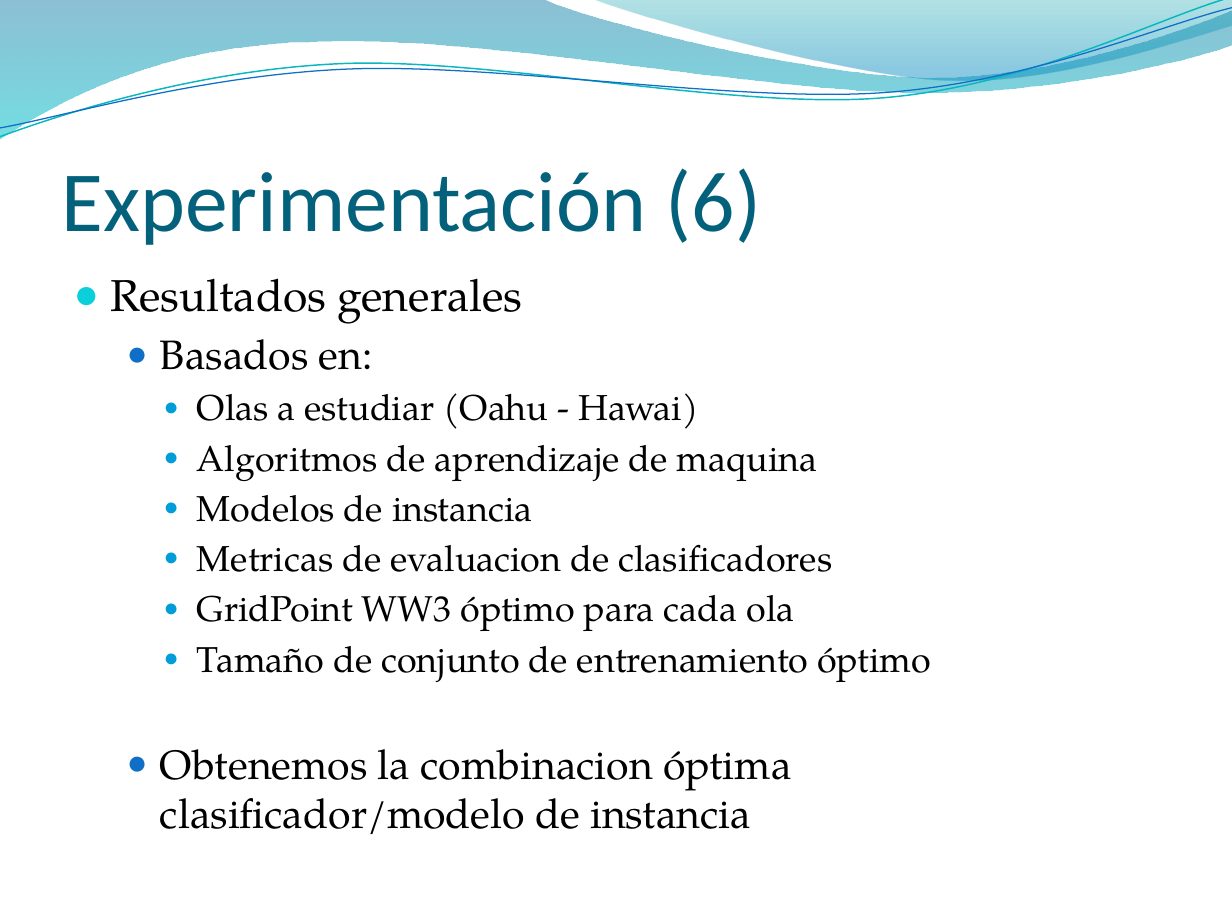
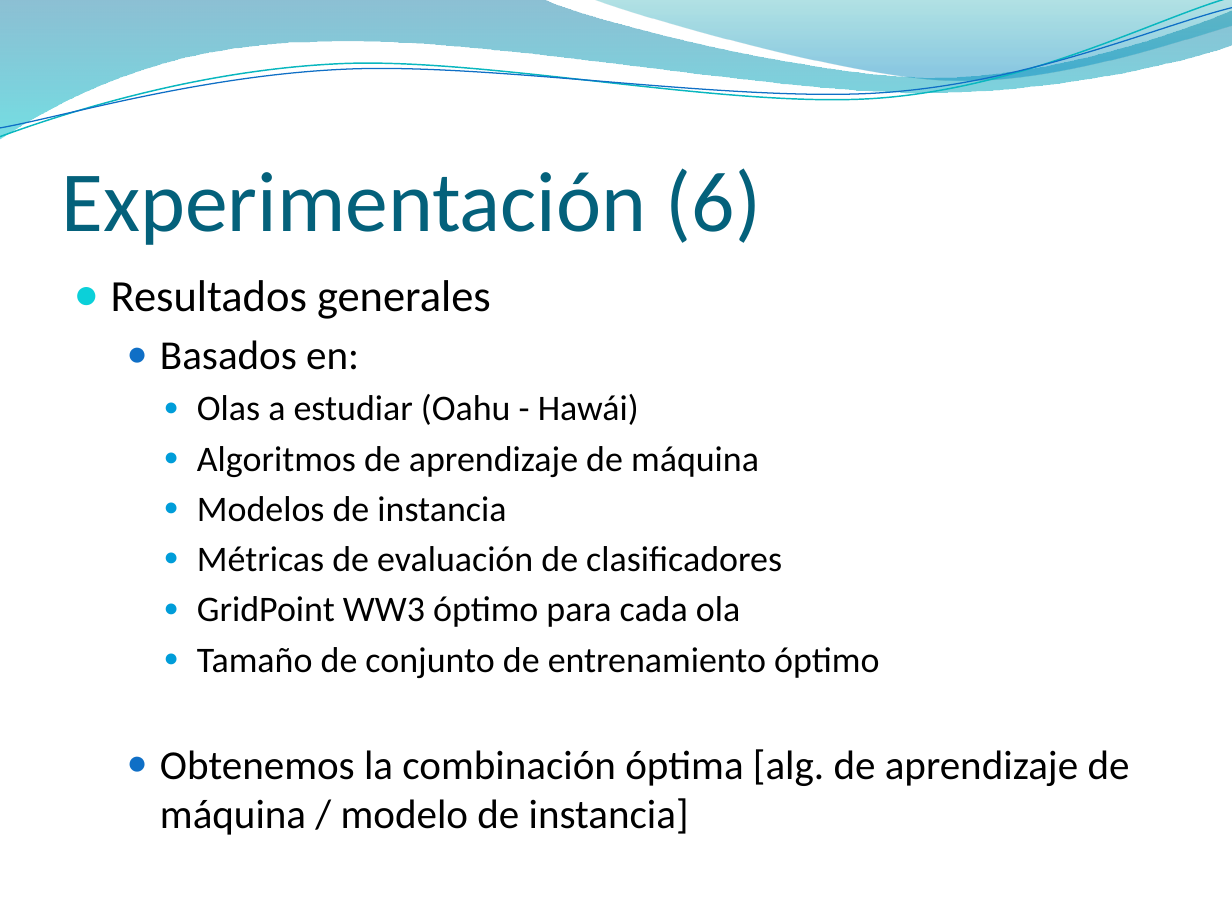
Before and after one commit to jaffadog/neuralito, a slide deck: slide 9 of neuralito/ArfGen/docs/Entregas/Informe Final/presentacion/maxi.pptx. Drawn at 1232x924 pixels with LibreOffice and Linux fonts; fonts in the diff are those of the drawing; background and template pictures are left out. Boxes give left, top, right and bottom in pixels: in the first picture for what was removed or moved away, otherwise in the second. Text is boxed around its words. In the diff, an @@ line names an element or a change of style, - is before the commit and + after.

```diff
--- a/neuralito/ArfGen/docs/Entregas/Informe Final/presentacion/maxi.pptx
+++ b/neuralito/ArfGen/docs/Entregas/Informe Final/presentacion/maxi.pptx
@@ text at bbox=[111, 280, 879, 678]: font TeX Gyre Pagella to Calibri in "Resultados generales", "Basados en:", "Modelos de instancia", "GridPoint WW3 óptimo para cada ola" and 1 more places @@
@@ text at bbox=[197, 394, 759, 477]: text changed; font TeX Gyre Pagella to Calibri @@
-    ● Olas a estudiar (Oahu - Hawai)
-    ● Algoritmos de aprendizaje de maquina
+    ● Olas a estudiar (Oahu - Hawái)
+    ● Algoritmos de aprendizaje de máquina
@@ text at bbox=[197, 546, 782, 572]: text changed; font TeX Gyre Pagella to Calibri @@
-    ● Metricas de evaluacion de clasificadores
+    ● Métricas de evaluación de clasificadores
@@ text at bbox=[160, 749, 1130, 835]: text changed; font TeX Gyre Pagella to Calibri @@
-  ● Obtenemos la combinacion óptima clasificador/modelo de instancia
+  ● Obtenemos la combinación óptima [alg. de aprendizaje de máquina / modelo de instancia]
```
Also in this commit, not shown: 26 other slides changed.
